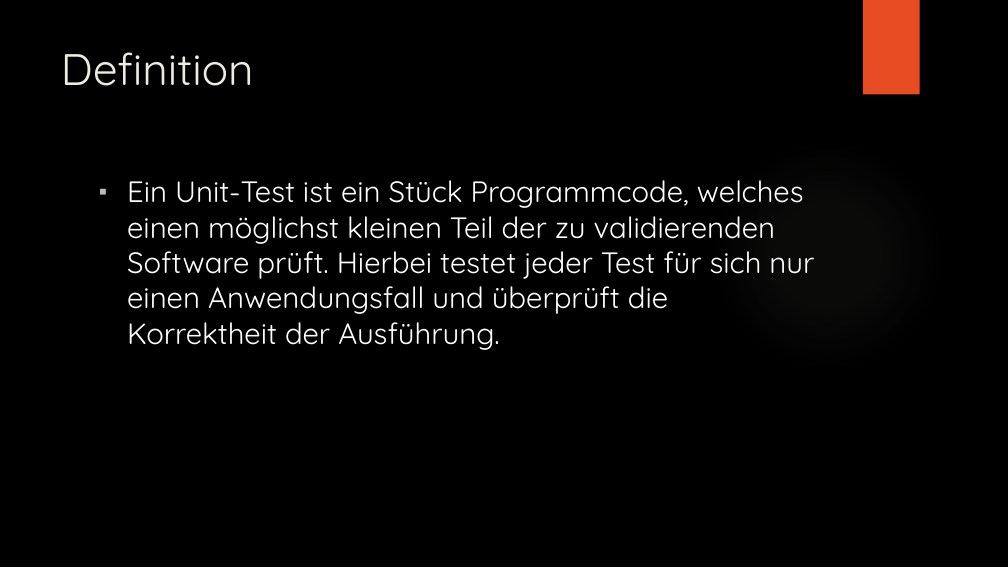
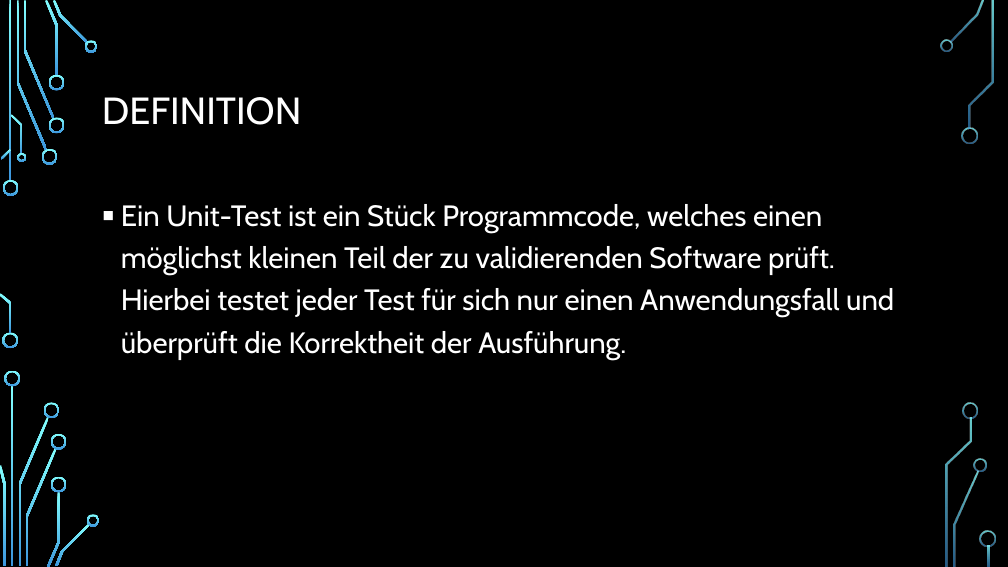
Before and after one commit to Ratnar/Tesint-with-JUnit, a slide deck: slide 3 of Präsentation/Unit testen mit JUnit.pptx. Drawn at 1008x567 pixels with LibreOffice and Linux fonts; fonts in the diff are those of the drawing; background and template pictures are left out. Boxes give left, top, right and bottom in pixels: in the first picture for what was removed or moved away, otherwise in the second. Text is boxed around its words. In the diff, an @@ line names an element or a change of style, - is before the commit and + after.

```diff
--- a/Präsentation/Unit testen mit JUnit.pptx
+++ b/Präsentation/Unit testen mit JUnit.pptx
@@ rectangle removed at (863,0,920,95) @@
@@ title "DEFINITION" at (102,97,301,125): vertical alignment top to middle @@
@@ title at (102,97,301,125): text changed; size 42 to 36 pt; font Quicksand to Cabin; text colour #EEECE1 to #FFFFFF @@
-Definition
+DEFINITION
@@ ellipse removed at (712,138,944,371) @@
@@ text "Ein Unit-Test ist ein Stück ...": place and size @@
-text "Ein Unit-Test ist ein Stück ..." at (127,180,814,350)
+text "Ein Unit-Test ist ein Stück ..." at (121,204,894,360)
@@ text "Ein Unit-Test ist ein Stück ..." at (121,204,894,360): font Quicksand to Cabin; indent changed; line spacing 1 to 1.2 @@
@@ group added at (0,0,996,567): 33 freeform shapes, 3 rectangles @@
```
Also in this commit, not shown: 9 other slides changed, 8 slides added, 1 slide removed, 8 other files.
